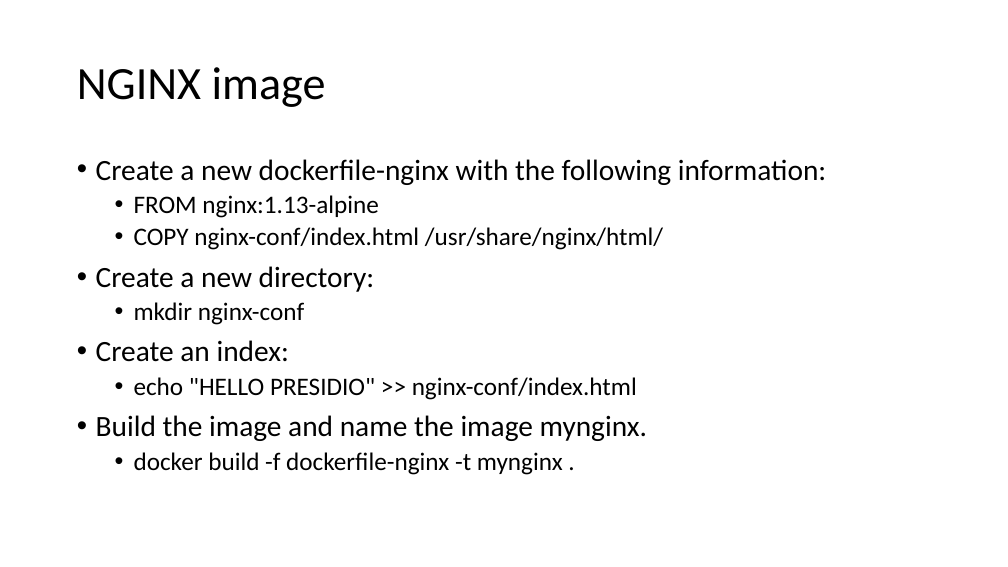
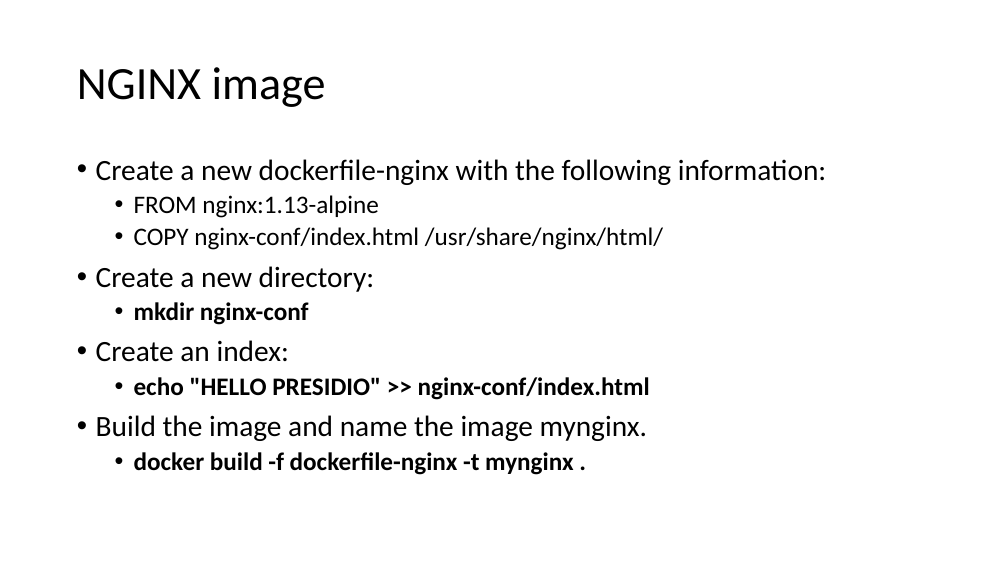
Before and after one commit to rogerscuall/docker-presentation, a slide deck: slide 22 of Docker presentation.pptx. Drawn at 1008x567 pixels with LibreOffice and Linux fonts; fonts in the diff are those of the drawing. Boxes give left, top, right and bottom in pixels: in the first picture for what was removed or moved away, otherwise in the second. Text is boxed around its words. In the diff, an @@ line names an element or a change of style, - is before the commit and + after.

```diff
--- a/Docker presentation.pptx
+++ b/Docker presentation.pptx
@@ text at (134,302,650,475): bold on in "mkdir nginx-conf", "echo "HELLO PRESIDIO" >> nginx-conf/index.html", "docker build -f dockerfile-nginx -t mynginx ." @@
```
Also in this commit, not shown: 6 other slides changed, 4 slides added, 1 other file.
